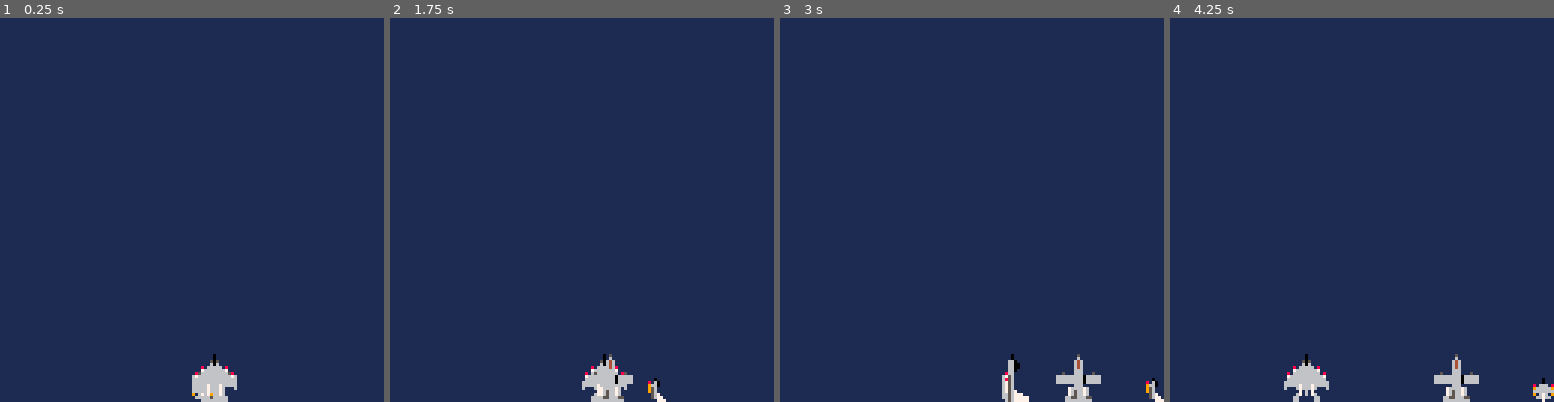
Above: before the commit, frames 1-4 (left to right).
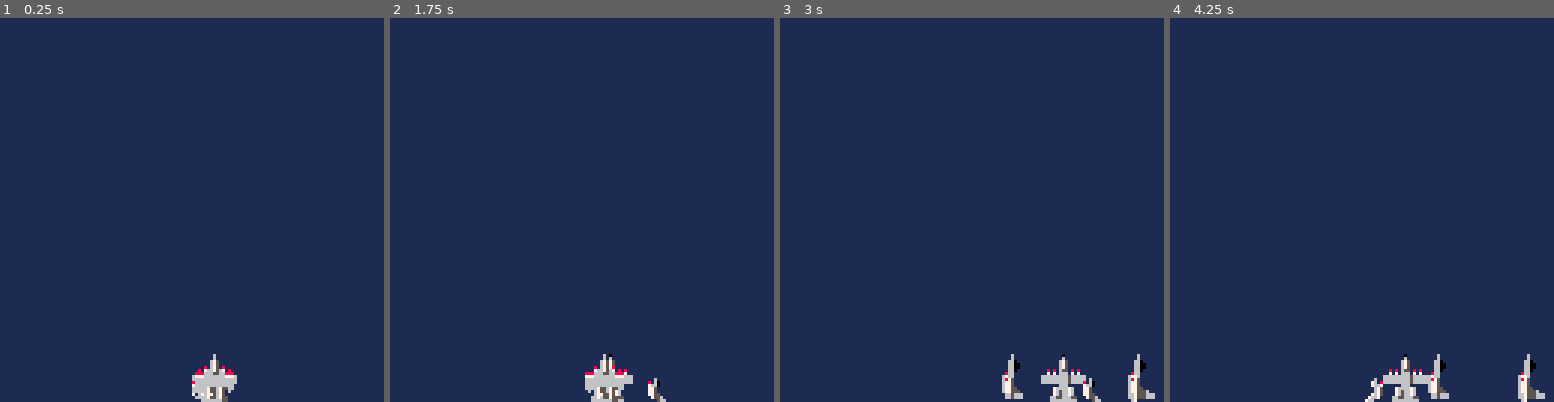
Above: after the commit, the same moments.

Repository: ryangrossGitHub/carts
Game: PICO-8 cartridge ef1.p8
Two runs of this game, one before a commit and one after it. Both use one fixed random seed, a clock stepped at 60 frames per second and the inputs below.
Inputs:
- Up to frame 1 (0.25 s): no input
- Up to frame 2 (1.75 s): tap O (Z key) at 0.7, 1.7 s; hold Right from 1.6 s (still down)
- Up to frame 3 (3 s): release Right at 2.1 s; tap O (Z key) at 2.1, 2.5, 2.9 s; hold Right from 2.47 s (still down)
- Up to frame 4 (4.25 s): release Right at 3.03 s; hold Left 3.08-3.58 s; tap O (Z key) at 3.3, 3.7, 4.1 s; hold Right from 4.02 s (still down)

The runs differ from the first frame. In frame 1, 0.4% of the frame differs, in the area x 50-62%, y 87-100%; in frame 2, 0.6%; in frame 3, 1.6%; in frame 4, 3.0%, in the area x 29-100%, y 87-100%.

Commit message:
Added hornet.

Diff:
--- a/ef1.p8
+++ b/ef1.p8
@@ -7,6 +7,7 @@
 #include src/eagle.lua
 #include src/falcon.lua
 #include src/warthog.lua
+#include src/hornet.lua
 
 
 
--- /dev/null
+++ b/src/hornet.lua
@@ -0,0 +1,17 @@
+hornet = {
+ s = 6, -- Sprite number
+ sl = 40, -- sprite number when banking left
+ sr = 8, -- sprite number when banking right
+ x = 0, -- x position
+ y = 0, -- Y position
+ w = 2, -- width in sprites
+ h = 2, -- height in sprites
+ x_dir = 0, -- x direction, -1 for left, 1 for right, 0 for none
+ x_speed = 2, -- speed of movement in x direction
+
+ -- Constructor
+ init=function (self)
+  self.x = screen.w/2
+  self.y = screen.h - px_height(self)
+ end,
+}
--- a/src/inputs.lua
+++ b/src/inputs.lua
@@ -1,30 +1,16 @@
 function inputs()
  if btn(0) then
-  if player == 0 then
-   left(eagle)
-  elseif player == 1 then
-   left(falcon)
-  else
-   left(warthog)
-  end
+  left(current_player())
  elseif btn(1) then
-  if player == 0 then
-   right(eagle)
-  elseif player == 1 then
-   right(falcon)
-  else
-   right(warthog)
-  end
+  right(current_player())
  else
-  eagle.x_dir = 0
-  falcon.x_dir = 0
+  current_player().x_dir = 0
  end
 
  if btnp(4) then
-  if player == 0 then
-   player = 1
-  elseif player == 1 then
-   player = 2
+  -- # is the length operator in lua
+  if player < 3 then
+   player += 1
   else
    player = 0
   end
--- a/src/main.lua
+++ b/src/main.lua
@@ -16,6 +16,7 @@
  eagle:init()
  falcon:init()
  warthog:init()
+ hornet:init()
 end
 
 function _update60()
@@ -26,18 +27,8 @@
  cls()
  map(0,0,0,0,screen.w,screen.h)
 
- -- Ensure active player is on top
- if player == 0 then
-  draw(warthog)
-  draw(falcon)
-  draw(eagle)
- elseif player == 1 then
-  draw(warthog)
-  draw(eagle)
-  draw(falcon)
- else
-  draw(eagle)
-  draw(falcon)
-  draw(warthog)
- end
+ draw(warthog)
+ draw(falcon)
+ draw(eagle)
+ draw(hornet)
 end
--- a/src/player.lua
+++ b/src/player.lua
@@ -1,4 +1,16 @@
 player = 0 -- 0 for eagle, 1 for falcon, 2 for warthog
+
+function current_player()
+ if player == 0 then
+  return eagle
+ elseif player == 1 then
+  return falcon
+ elseif player == 2 then
+  return warthog
+ elseif player == 3 then
+  return hornet
+ end
+end
 
 function draw(obj)
  if obj.x_dir == 0 then
Not shown, changed: 87 lines of the sprite sheet (__gfx__) section of ef1.p8
